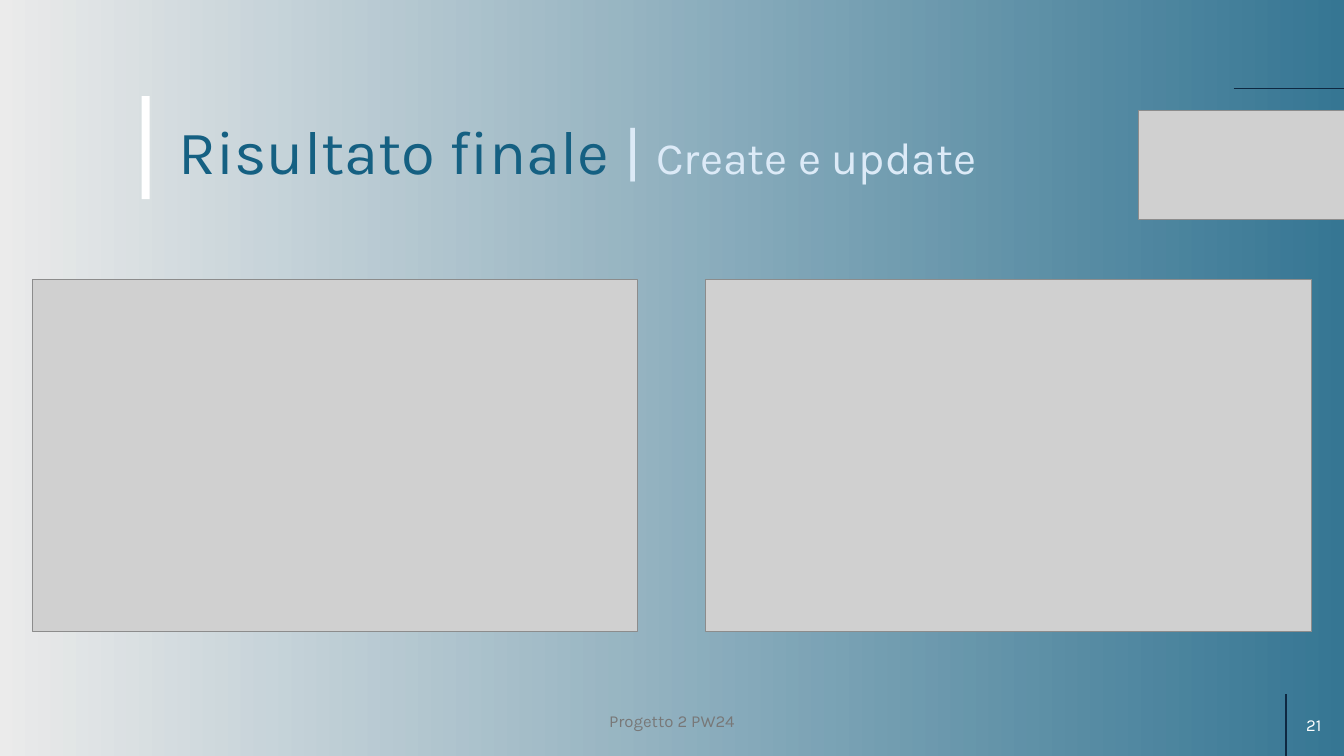
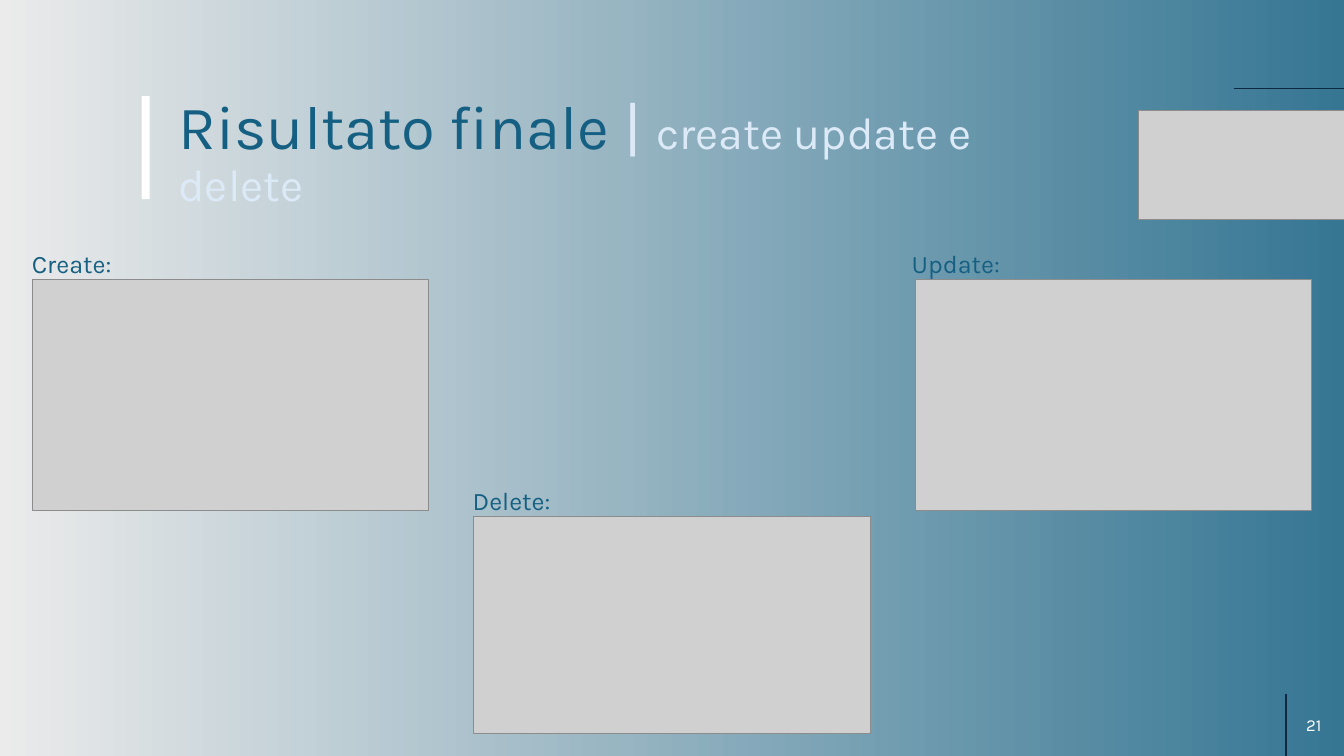
Before and after one commit to DavideBrambilla98/Progetto2_PW24, a slide deck: slide 21 of Documentazione/PROGETTO 2 PW24.pptx. Drawn at 1344x756 pixels with LibreOffice and Linux fonts; fonts in the diff are those of the drawing; grey boxes stand for pictures. Boxes give left, top, right and bottom in pixels: in the first picture for what was removed or moved away, otherwise in the second. Text is boxed around its words. In the diff, an @@ line names an element or a change of style, - is before the commit and + after.

```diff
--- a/Documentazione/PROGETTO 2 PW24.pptx
+++ b/Documentazione/PROGETTO 2 PW24.pptx
@@ title at (178, 106, 972, 160): text changed; size 44 to 32 pt; text colour #156082 to #DCEAF7 @@
-Risultato finale | Create e update
+Risultato finale | create update e delete
@@ text added at (32, 257, 112, 280), 18 pt, text #156082 @@
+Create:
@@ text added at (912, 256, 1000, 279), 18 pt, text #156082 @@
+Update:
@@ picture: place and size @@
-picture at (32, 279, 638, 631)
+picture at (32, 279, 430, 510)
@@ picture: place and size @@
-picture at (706, 279, 1312, 631)
+picture at (915, 279, 1313, 510)
@@ text added at (473, 493, 551, 510), 18 pt, text #156082 @@
+Delete:
@@ picture added at (474, 517, 871, 734) @@
@@ text removed at (609, 716, 734, 731) @@
-Progetto 2 PW24
```
Also in this commit, not shown: 2 other slides changed.
